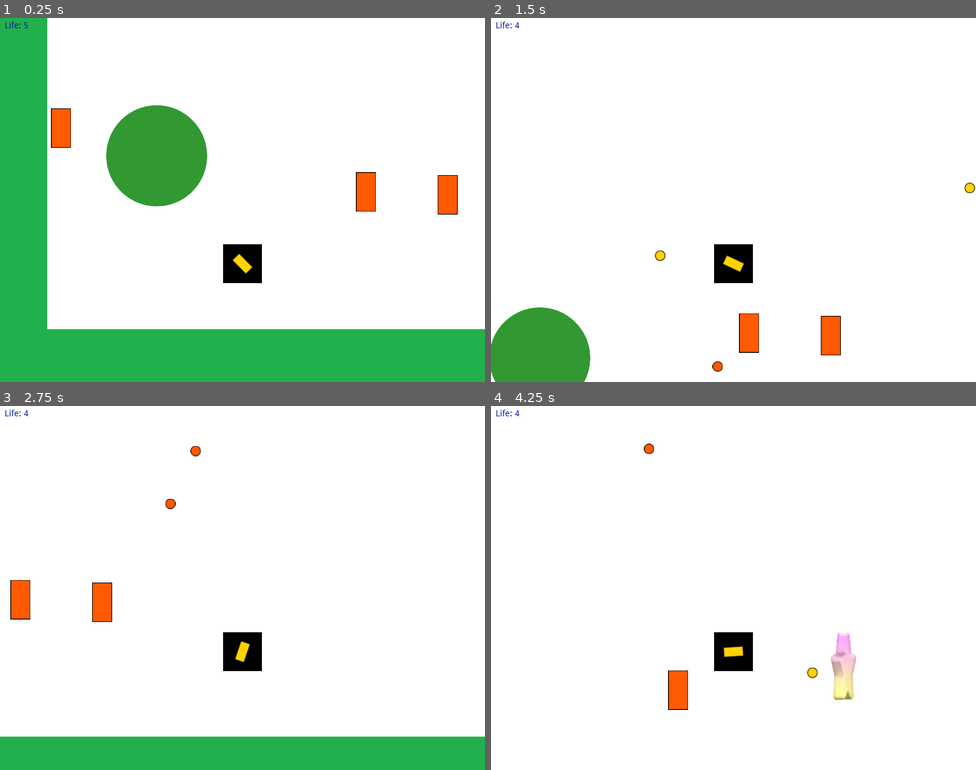
Above: before the commit, frames 1-4 (two rows, left to right).
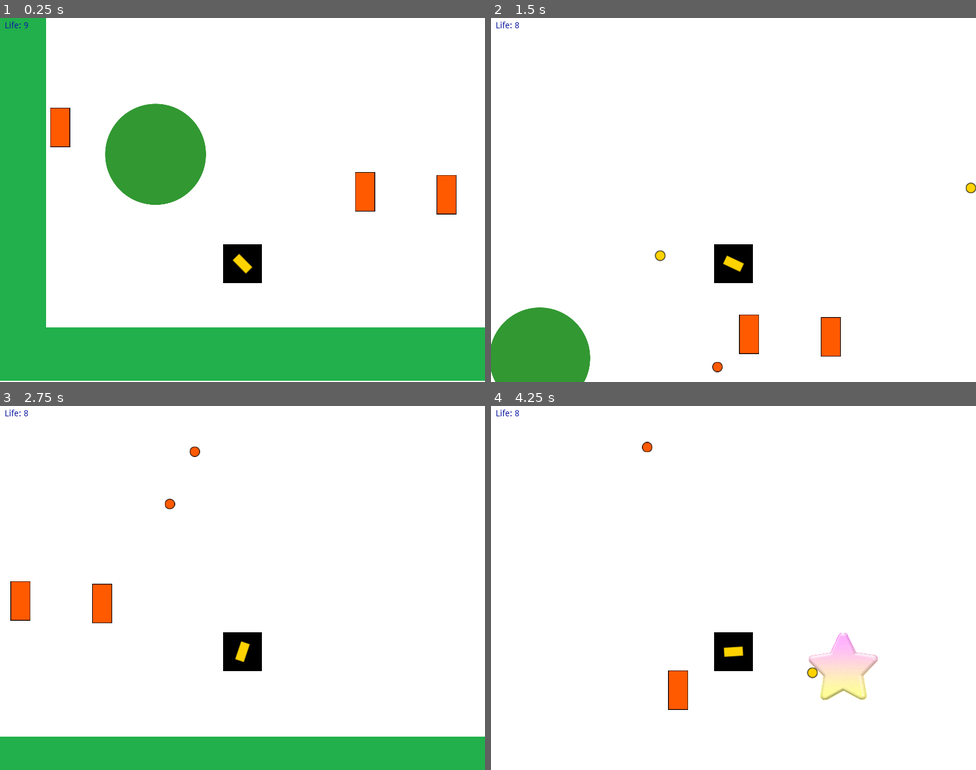
Above: after the commit, the same moments.

Repository: pasqualegabriel/VideoJuegos
Game: Godot game, scene res://Main.tscn
Same seed, same stepped clock (60 frames per second), same inputs: the game is played once before the commit and once after it.
Inputs (mouse positions are in pixels of both pictures, inside the frame that each line leads up to):
- Up to frame 1 (0.25 s): no input
- Up to frame 2 (1.5 s): move the mouse to (840, 181) at 0.52 s; hold D (move_right) from 0.53 s (still down); click (840, 181) at 0.6 s; tap Up (jump) at 0.77 s; move the mouse to (636, 218) at 1.27 s; click (636, 218) at 1.35 s
- Up to frame 3 (2.75 s): tap Up (jump) at 1.52 s; move the mouse to (291, 507) at 2.02 s; release D (move_right) at 2.03 s; hold A (move_left) from 2.03 s (still down); click (291, 507) at 2.1 s
- Up to frame 4 (4.25 s): move the mouse to (709, 660) at 2.77 s; release A (move_left) at 2.78 s; hold D (move_right) from 2.78 s (still down); click (709, 660) at 2.85 s; tap Up (jump) at 3.02, 3.77 s; move the mouse to (879, 642) at 3.52 s; click (879, 642) at 3.6 s

The runs differ from the first frame. In frame 1, 1.6% of the frame differs, in the area x 0-100%, y 0-100%; in frame 2, 0.2%; in frame 3, 0.2%; in frame 4, 1.1%.

Commit message:
clase 4 player go back

Diff:
--- a/Clase 4/Main.gd
+++ b/Clase 4/Main.gd
@@ -8,12 +8,13 @@
 onready var star_scene := preload("res://entities/collectibles/Star.tscn")
 
 var star_position := Vector2(1600,160)
-var lives:int = 5
+var lives:int = 9
 
 func _ready():
 	randomize()
-	player.initialize(self)
-	turret.initialize(self, turret.position, player, self)
+	player.initialize(self, $StartPosition.position)
+	$GoBack.initialize(self)
+	turret.initialize(turret.position, player, self)
 
 	initialize_turrets()
 
@@ -31,7 +32,8 @@
 	for i in 3:
 		var turret_instance = turret_scene.instance()
 		var turret_pos:Vector2 = Vector2(rand_range(visible_rect.position.x, visible_rect.end.x), rand_range(visible_rect.position.y + 30, player.global_position.y - 50))
-		turret_instance.initialize(self, turret_pos, player, self)
+		add_child(turret_instance)
+		turret_instance.initialize(turret_pos, player, self)
 
 func hit():
 	if lives == 0:
@@ -48,3 +50,6 @@
 func lost():
 	$Music.stop()
 	$Lost.play()
+
+func go_back():
+	player.set_start_position($StartPosition.position)
--- a/Clase 4/Main.tscn
+++ b/Clase 4/Main.tscn
@@ -11,6 +11,7 @@
 [ext_resource path="res://assets/sounds/game.wav" type="AudioStream" id=9]
 [ext_resource path="res://assets/sounds/win.wav" type="AudioStream" id=10]
 [ext_resource path="res://entities/collectibles/Life.tscn" type="PackedScene" id=11]
+[ext_resource path="res://entities/player/GoBack.tscn" type="PackedScene" id=12]
 
 [node name="Main" type="Node"]
 script = ExtResource( 3 )
@@ -53,3 +54,9 @@
 stream = ExtResource( 8 )
 
 [node name="Life" parent="." instance=ExtResource( 11 )]
+
+[node name="StartPosition" type="Position2D" parent="."]
+position = Vector2( 324.196, 383.526 )
+
+[node name="GoBack" parent="." instance=ExtResource( 12 )]
+position = Vector2( -4.23785, -4.23779 )
--- a/Clase 4/entities/collectibles/Star.tscn
+++ b/Clase 4/entities/collectibles/Star.tscn
@@ -182,7 +182,7 @@
 [node name="Star" type="AnimatedSprite"]
 scale = Vector2( 0.25, 0.25 )
 frames = SubResource( 42 )
-frame = 8
+frame = 31
 playing = true
 script = ExtResource( 2 )
 
--- a/Clase 4/entities/enemies/Turret.gd
+++ b/Clase 4/entities/enemies/Turret.gd
@@ -8,10 +8,7 @@
 var player
 var projectile_container
 
-func initialize(container, turret_pos, player, projectile_container):
-	#si la torreta no es hijo ya del container, este se agrega como hijo
-	if !container.has_node(self.get_path()):
-		container.add_child(self)
+func initialize(turret_pos, player, projectile_container):
 	global_position = turret_pos
 	self.player = player
 	self.projectile_container = projectile_container
--- /dev/null
+++ b/Clase 4/entities/player/GoBack.gd
@@ -0,0 +1,10 @@
+extends Area2D
+
+var container
+
+func initialize(container):
+	self.container = container
+
+func _on_GoBack_body_entered(body):
+	if body.is_in_group("player"):
+		container.go_back()
--- /dev/null
+++ b/Clase 4/entities/player/GoBack.tscn
@@ -0,0 +1,15 @@
+[gd_scene load_steps=3 format=2]
+
+[ext_resource path="res://entities/player/GoBack.gd" type="Script" id=1]
+
+[sub_resource type="RectangleShape2D" id=1]
+extents = Vector2( 4968.9, 10 )
+
+[node name="GoBack" type="Area2D"]
+script = ExtResource( 1 )
+
+[node name="CollisionShape2D" type="CollisionShape2D" parent="."]
+position = Vector2( 1102.19, 804.588 )
+shape = SubResource( 1 )
+
+[connection signal="body_entered" from="." to="." method="_on_GoBack_body_entered"]
--- a/Clase 4/entities/player/Player.gd
+++ b/Clase 4/entities/player/Player.gd
@@ -18,9 +18,10 @@
 var projectile_container
 var hits = 0
 
-func initialize(projectile_container):
+func initialize(projectile_container, start_position):
 	self.projectile_container = projectile_container
 	cannon.projectile_container = projectile_container
+	position = start_position
 
 func get_input():
 	# Cannon fire
@@ -61,3 +62,6 @@
 func bye():
 	projectile_container.remove_child(self)
 	queue_free()
+
+func set_start_position(start_position):
+	position = start_position
Not shown: 1 places in Clase 4/Main.tscn that only renumber resources
